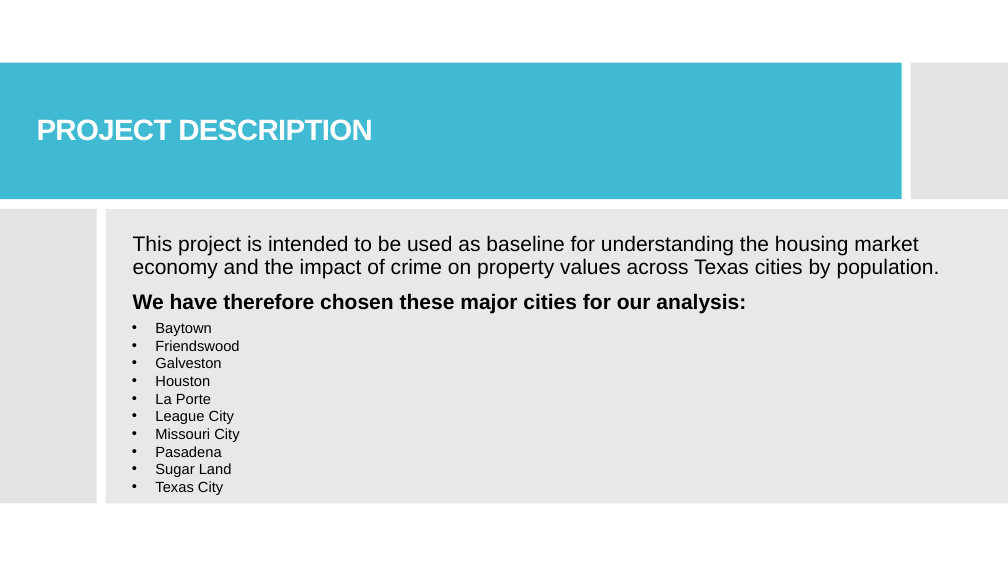
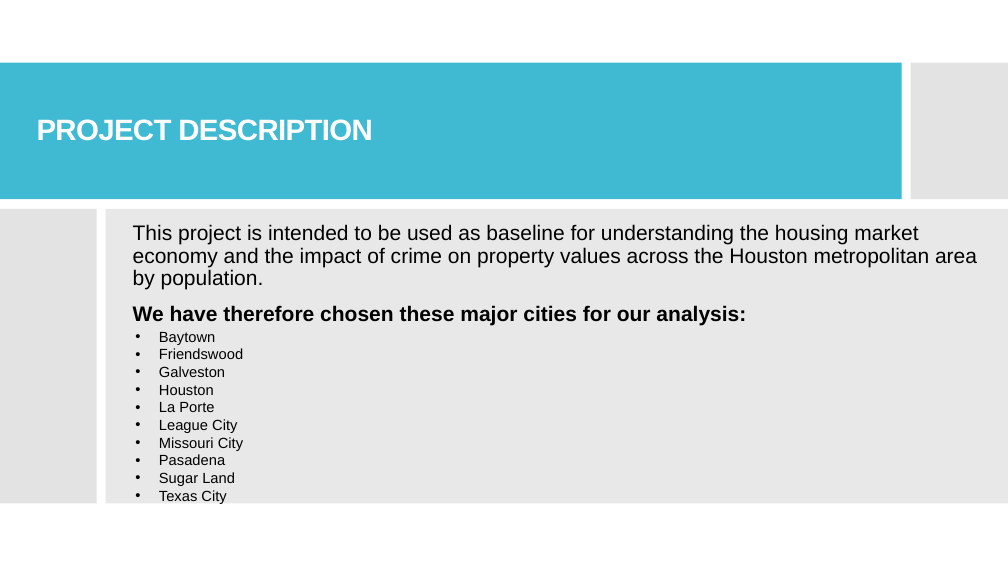
Before and after one commit to andresocorro/project_1, a slide deck: slide 2 of Presentation/final draft.pptx. Drawn at 1008x567 pixels with LibreOffice and Linux fonts; fonts in the diff are those of the drawing. Boxes give left, top, right and bottom in pixels: in the first picture for what was removed or moved away, otherwise in the second. Text is boxed around its words. In the diff, an @@ line names an element or a change of style, - is before the commit and + after.

```diff
--- a/Presentation/final draft.pptx
+++ b/Presentation/final draft.pptx
@@ text at [133, 224, 977, 290]: text changed @@
-This project is intended to be used as baseline for understanding the housing market economy and the impact of crime on property values across Texas cities by population.
+This project is intended to be used as baseline for understanding the housing market economy and the impact of crime on property values across the Houston metropolitan area by population.
@@ text "Baytown": place and size @@
-text "Baytown" at [155, 323, 239, 495]
+text "Baytown" at [159, 332, 243, 504]
```
Also in this commit, not shown: 9 other slides changed, 5 slides added, 1 slide removed, 1 other file.
